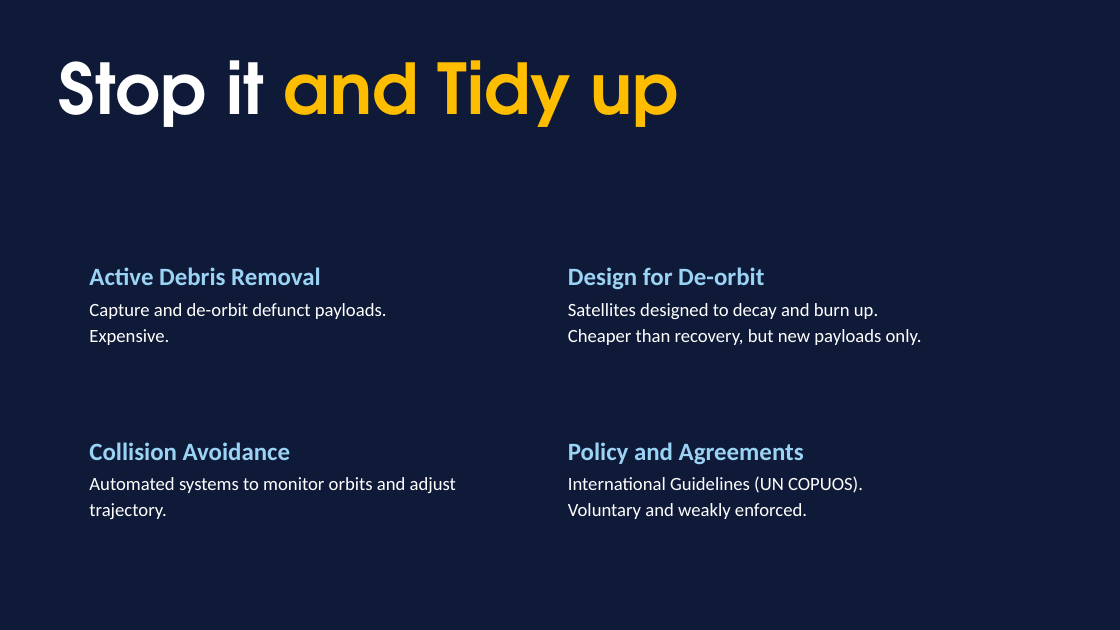
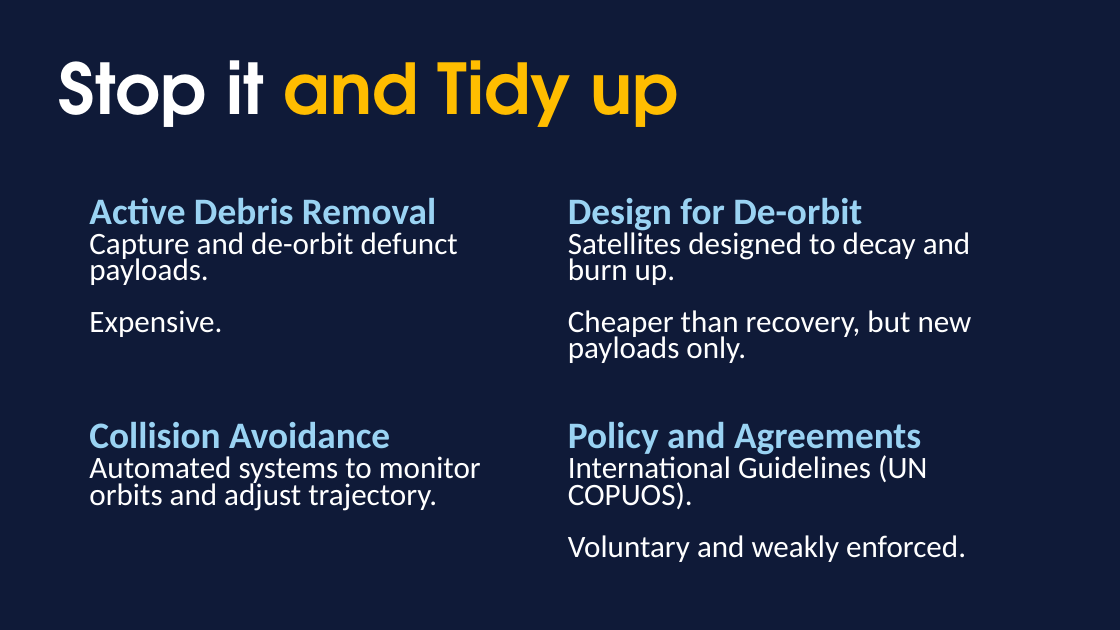
Before and after one commit to daemonchild/cardiffmet-dat5001-visualisation-of-data, a slide deck: slide 13 of assessment/presentation/DAT5001-TomRowan-ST20285213-From_Launch_to_Litter_Orbital_Overload.pptx. Drawn at 1120x630 pixels with LibreOffice and Linux fonts; fonts in the diff are those of the drawing. Boxes give left, top, right and bottom in pixels: in the first picture for what was removed or moved away, otherwise in the second. Text is boxed around its words. In the diff, an @@ line names an element or a change of style, - is before the commit and + after.

```diff
--- a/assessment/presentation/DAT5001-TomRowan-ST20285213-From_Launch_to_Litter_Orbital_Overload.pptx
+++ b/assessment/presentation/DAT5001-TomRowan-ST20285213-From_Launch_to_Litter_Orbital_Overload.pptx
@@ text "Satellites designed to decay and ...": place and size @@
-text "Satellites designed to decay and ..." at [568, 303, 922, 345]
+text "Satellites designed to decay and ..." at [284, 62, 972, 363]
@@ text "Active Debris Removal": place and size @@
-text "Active Debris Removal" at [89, 267, 321, 285]
+text "Active Debris Removal" at [89, 198, 436, 234]
@@ size 32 to 48 pt in 4 elements at [568, 422, 921, 458], [89, 422, 390, 449], [89, 198, 436, 234], [568, 198, 862, 234] @@
@@ text "Design for De-orbit": place and size @@
-text "Design for De-orbit" at [568, 267, 764, 289]
+text "Design for De-orbit" at [568, 198, 862, 234]
@@ size 24 to 40 pt in 4 elements at [89, 456, 481, 511], [568, 452, 966, 562], [284, 62, 972, 363], [89, 232, 458, 285] @@
@@ text "Capture and de-orbit defunct payloads.": place and size @@
-text "Capture and de-orbit defunct payloads." at [89, 303, 387, 345]
+text "Capture and de-orbit defunct payloads." at [89, 232, 458, 285]
@@ 3 texts: place and size @@
-3 texts at [89, 442, 804, 519]
+3 texts at [89, 422, 921, 511]
@@ text "International Guidelines (UN COPUOS).": place and size @@
-text "International Guidelines (UN COPUOS)." at [568, 476, 863, 519]
+text "International Guidelines (UN COPUOS)." at [568, 452, 966, 562]
```
Also in this commit, not shown: 3 other slides changed, 1 other file.
